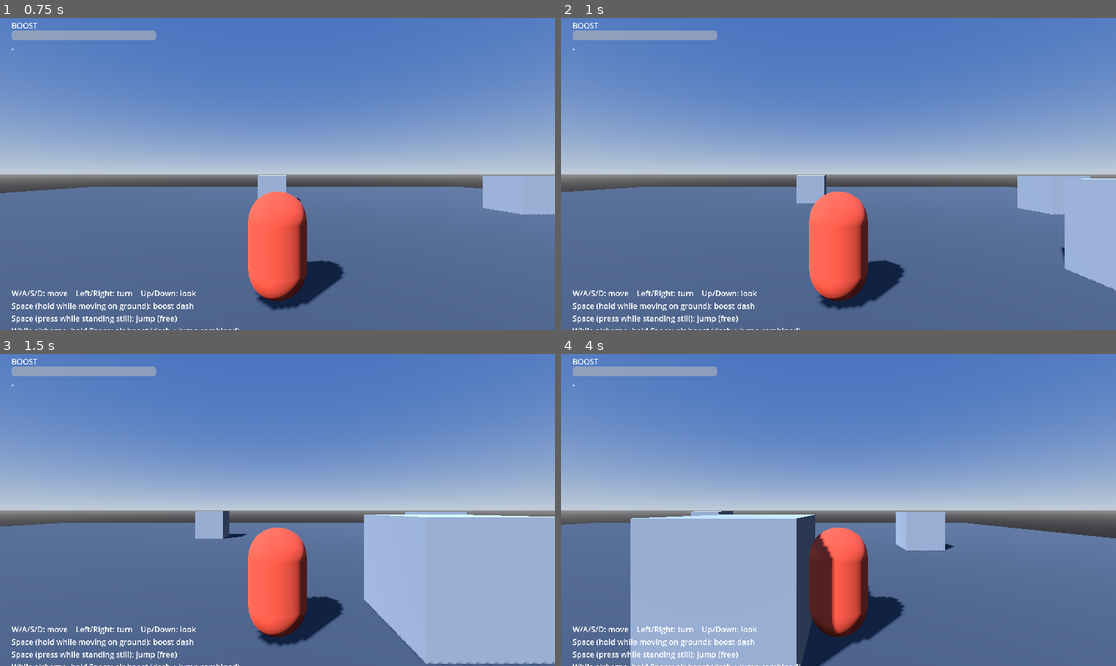
Above: before the commit, frames 1-4 (two rows, left to right).
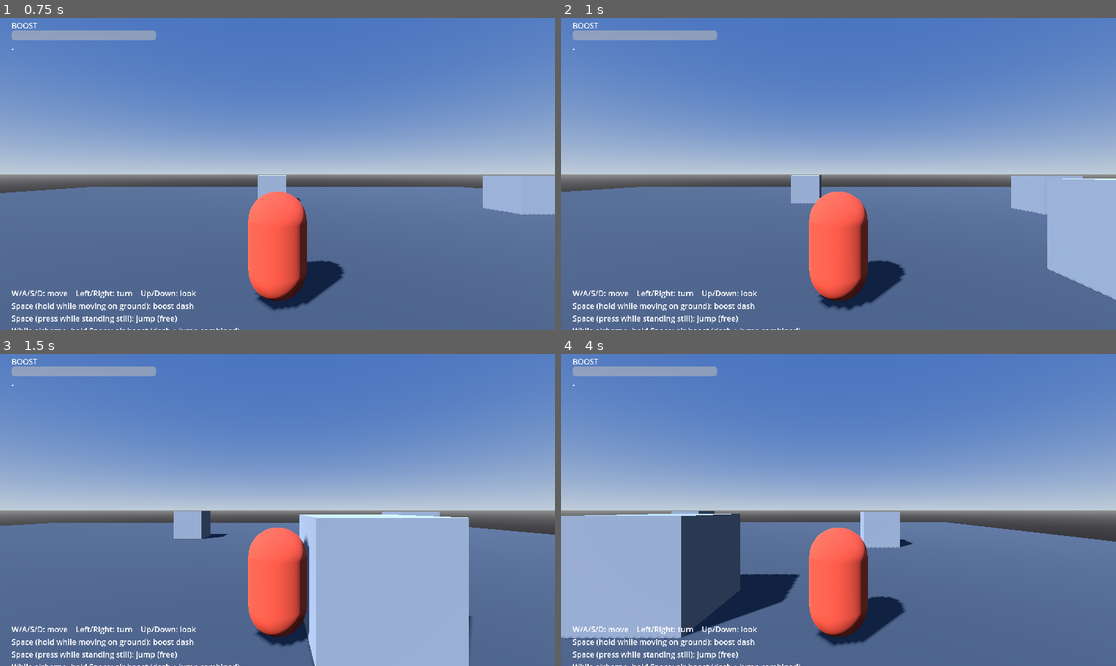
Above: after the commit, the same moments.

Repository: kozakoza1216/ac
Game: Godot game, scene res://scenes/Main.tscn
The game is run twice, just before and just after one commit, with the same random seed, the same clock (stepped at 60 frames per second) and the same inputs.
Inputs:
- Up to frame 1 (0.75 s): tap Enter at 0.5 s; hold D from 0.53 s (still down)
- Up to frame 2 (1 s): keep holding D; tap Space at 0.77 s
- Up to frame 3 (1.5 s): release D at 1.28 s; hold S from 1.28 s (still down)
- Up to frame 4 (4 s): tap Space at 1.52, 3.02, 3.77 s; release S at 2.03 s; hold D 2.03-2.78 s; hold W 2.78-3.53 s; hold A from 3.53 s (still down)

Frame 1 is identical in both runs. In frame 2, 1.3% of the frame differs, in the area x 0-100%, y 50-94%; in frame 3, 15%; in frame 4, 21%, in the area x 0-100%, y 50-100%.

Commit message:
Raise walk top speed 6.5 -> 10.0
Co-Authored-By: Claude Sonnet 5 <noreply@anthropic.com>
Claude-Session: https://claude.ai/code/session_01AUEeVjV1iAVicfMFpLPHpb

Diff:
--- a/scripts/player.gd
+++ b/scripts/player.gd
@@ -22,7 +22,7 @@
 const GRAVITY := 32.0
 
 const WALK_ACCEL := 18.0
-const WALK_MAX_SPEED := 6.5
+const WALK_MAX_SPEED := 10.0
 const AIR_DAMPING := 3.0
 
 # Non-boosted air control (falling, or airborne with boost not held) is
